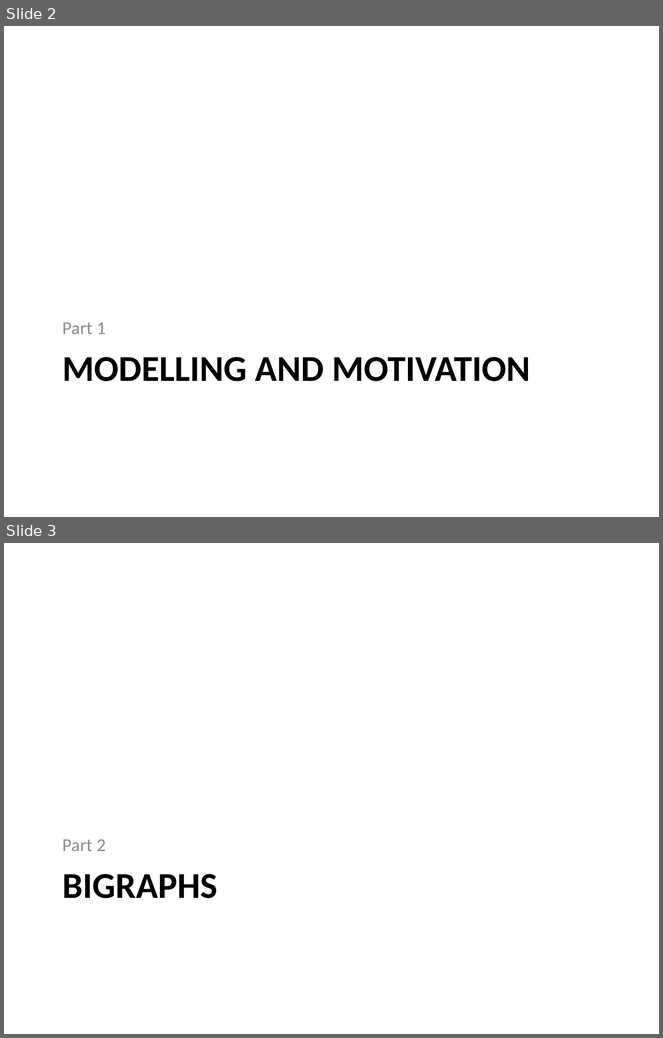
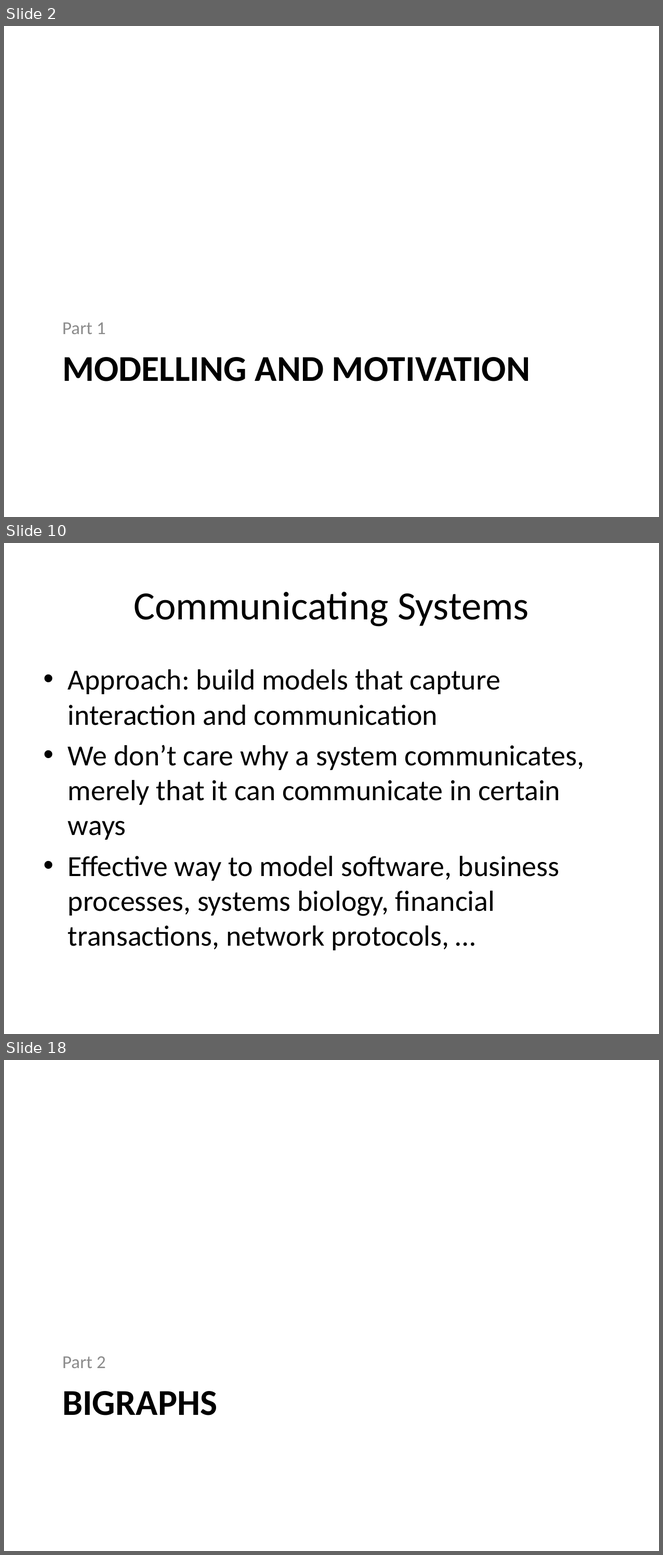
Before and after one commit to gian/defense, a slide deck: PhDDefense.pptx. Shown one above the other, each under a label of ours: slides 2 and 3 before the commit, slides 2, 10 and 18 after it; the slides between them are not shown. The pictures are 663x1038 and 663x1555 pixels, drawn with LibreOffice and Linux fonts; fonts in the diff are those of the drawing. Boxes give left, top, right and bottom in pixels: in the first picture for what was removed or moved away, otherwise in the second. Text is boxed around its words. In the diff, an @@ line names an element or a change of style, - is before the commit and + after.

```diff
--- a/PhDDefense.pptx
+++ b/PhDDefense.pptx
@@ slide 10 added at bbox=[4, 543, 659, 1034], background #FFFFFF @@
@@ title added at bbox=[133, 591, 529, 627], 44 pt, text #000000 @@
+Communicating Systems
@@ text added at bbox=[68, 669, 584, 951], 32 pt, text #000000 @@
+• Approach: build models that capture interaction and communication
+• We don’t care why a system communicates, merely that it can communicate in certain ways
+• Effective way to model software, business processes, systems biology, financial transactions, network protocols, …
@@ what was slide 3 is now slide 18 @@
```
Also in this commit, not shown: 14 other slides added.
